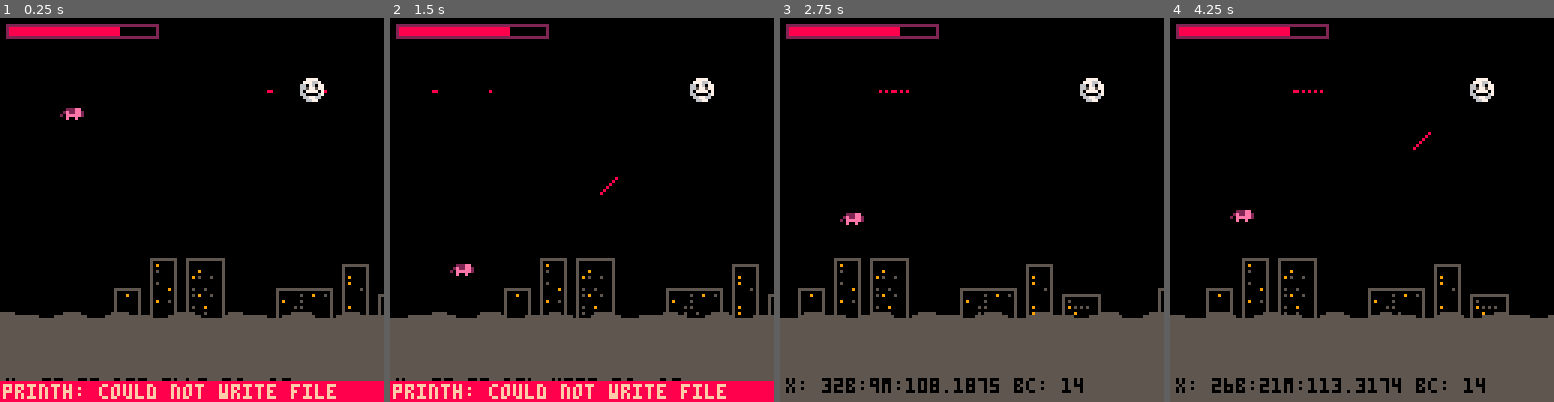
Above: before the commit, frames 1-4 (left to right).
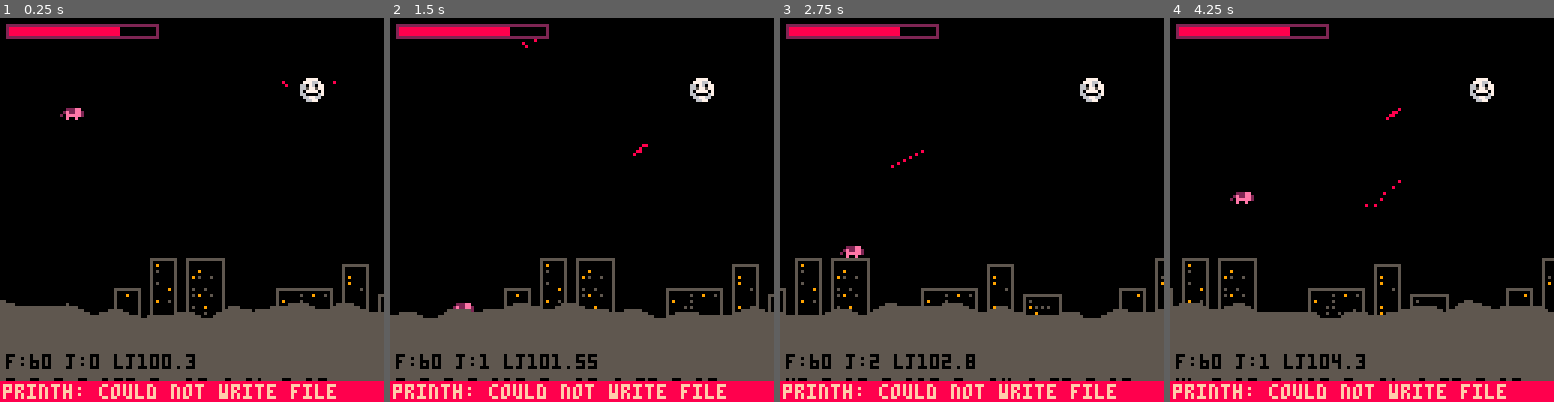
Above: after the commit, the same moments.

Repository: mbrc12/oinkjam
Game: PICO-8 cartridge oink.p8
Same seed, same stepped clock (60 frames per second), same inputs: the game is played once before the commit and once after it.
Inputs:
- Up to frame 1 (0.25 s): no input
- Up to frame 2 (1.5 s): tap X (X key) at 0.33, 1.07 s; tap O (Z key) at 0.7 s
- Up to frame 3 (2.75 s): hold Right 1.6-2.1 s; tap O (Z key) at 1.7, 2.1, 2.5 s; tap X (X key) at 1.85 s; hold Up 2.15-2.42 s; hold Right from 2.47 s (still down)
- Up to frame 4 (4.25 s): tap O (Z key) every 0.4 s from 2.9 to 4.1 s; tap X (X key) at 2.97, 4.08 s; release Right at 3.03 s; hold Left 3.08-3.58 s; hold Down 3.63-3.97 s; hold Right from 4.02 s (still down)

The runs differ from the first frame. In frame 1, 2.4% of the frame differs, in the area x 0-100%, y 16-95%; in frame 2, 2.6%; in frame 3, 11%; in frame 4, 11%, in the area x 0-100%, y 18-100%.

Commit message:
bullets 2, double jump

Diff:
--- a/camera.lua
+++ b/camera.lua
@@ -63,3 +63,7 @@
     ensure_camera(n)
     return cameras[n].x
 end
+
+function camera_size()
+    return mapsize(cameras[1].entities)
+end
--- a/core.lua
+++ b/core.lua
@@ -1,6 +1,6 @@
 infty = 16000 -- allow 2xinfty
 delta_t = 1 / 60
-player_speed = 50
+player_speed = 80
 gravity = 400
 epsilon = 0.0001
 moon_x = 100
@@ -11,7 +11,6 @@
 flat_building_chance = 0.3
 
 jump_forgive_time = 0.1
-coyote_time = 0.1
 jump_velocity = 150
 
 floor_y = 100
@@ -33,6 +32,7 @@
 
     last_jump_asked = -100,
     last_grounded = -100,
+    jumps = 0,
 
     hp = 15,
     max_hp = 20,
@@ -71,32 +71,40 @@
 end
 
 function update_player()
+    input_update()
     physics:del(player)
 
+    local dir = direction()
+
+    local just_jumped = isjustdown("interact") or isjustdown("up")
+    local pressing_jump = isdown("interact") or isdown("up")
+
     local local_gravity = gravity
 
-    if isdown("interact") or isdown("up") then
+    if just_jumped then
         player.last_jump_asked = time()
-    else
+    end
+    if not pressing_jump then
         local_gravity = gravity * 2
     end
 
-    local dir = direction()
     player.vy = min(200, player.vy + local_gravity * delta_t)
     player.vx = dir.x * player_speed
 
-
-    if time() - player.last_jump_asked < jump_forgive_time and
-        time() - player.last_grounded < coyote_time then
+    if time() - player.last_jump_asked < jump_forgive_time and player.jumps > 0 then
+        player.last_jump_asked = -100
         player.vy = -jump_velocity
+        player.jumps -= 1
     end
 
     --- do collision in two steps to allow sliding on walls
     local x2, y2 = player.x + player.vx * delta_t, player.y + player.vy * delta_t
     local sx, sy = minimal_collision(player.x, player.y, player.w, player.h, x2, player.y)
     local sx2, sy2 = minimal_collision(sx, sy, player.w, player.h, sx, y2)
+
     if player.vy > 0 and abs(sy2 - player.y) < epsilon then
         player.grounded = true
+        player.jumps = 2
         player.last_grounded = time()
     else
         player.grounded = false
@@ -128,7 +136,8 @@
         local moon_pos = Vec2:new(moon_x + camera_offset(1) + 4, moon_y + 4)
         local px, py = player_center()
         local dir = Vec2:new(px - moon_pos.x, py - moon_pos.y)
-        dir:scl(1 / (dir:len() + epsilon)):clip(1)
+        -- dir:scl(1 / (dir:len() + epsilon)):clip(1)
+        dir:scl(1/100)
         local bullet_speed = 50
         local bullet = {
             x = moon_pos.x,
@@ -141,6 +150,7 @@
             show_time = 0.1,
             color = 8,
         }
+        dbg(bullet)
 
         bullets[bullet] = true
         camera_register_entity(bullet, 1)
@@ -157,7 +167,6 @@
 
         b.elapsed = b.elapsed + delta_t
         local x2, y2 = b.x + b.vx * delta_t, b.y + b.vy * delta_t
-        x2, y2 = round(x2), round(y2)
         local done = false
         local injure = false
         physics:query(b.x, b.y, b.w, b.h, x2, y2, function(other, _)
@@ -248,7 +257,8 @@
 
     for b, _ in pairs(bullets) do
         if b.elapsed > b.show_time then
-            pset(b.x, b.y, b.color)
+            local bx, by = round(b.x), round(b.y)
+            pset(bx, by, b.color)
         end
     end
 
@@ -281,14 +291,14 @@
 function draw_sludge()
     local sludge_color = 5
 
-    local wavelength = { 120, 80 }
-    local period = { 5, 3 }
-    local amp = { 3, 1.5 }
+    local wavelength = { 600, 120, 80 }
+    local period = { 17, 7, 3 }
+    local amp = { 5, 3, 1.5 }
 
     for x = 0, 128 do
         local lx = x + camera_offset(1)
         local val = 0
-        for i = 1, 2 do
+        for i = 1, #wavelength do
             local cur = sin(2 * 3.14 * (lx / wavelength[i] - time() / period[i]))
             val = val + (1 + cur) * amp[i]
         end
@@ -298,11 +308,17 @@
 end
 
 function draw_msg()
-    local msg = "x: " .. round(player.x)
+    local msg = "" .. round(player.x)
     -- local time_since_grounded = time() - player.last_grounded
     -- msg = msg .. "g:" .. (player.grounded and "t" or "f") .. " gt: " .. round(time_since_grounded) / 100
-    msg = msg .. "b:" .. mapsize(bullets)
-    msg = msg .. "m:" .. stat(0)
-    msg = msg .. " bc: " .. #buildings
+    msg = msg .. " b:" .. mapsize(bullets)
+    msg = msg .. " m:" .. round(stat(0))
+    msg = msg .. " b: " .. #buildings
+    msg = msg .. " c:" .. camera_size()
+    msg = msg .. " p:" .. mapsize(physics.items)
     print(msg, 2, 128 - 8, 0)
-end
+    msg2 = "" .. "f:" .. stat(7)
+    msg2 = msg2 .. " j:" .. player.jumps
+    msg2 = msg2 .. " lj" .. (round((time() - player.last_jump_asked)*100)/100)
+    print(msg2, 2, 128 - 16, 0)
+end
--- a/input.lua
+++ b/input.lua
@@ -7,10 +7,16 @@
     interact = "x",
 }
 
+local input_history = {
+    ---@type table<Action, boolean>
+    current = {},
+    ---@type table<Action, boolean>
+    last = {},
+}
+
 ---@param x "left"|"right"|"up"|"down"|"o"|"z"|"x"
----@param just? boolean
 ---@return boolean
-local function chkbtn(x, just)
+local function chkbtn(x)
     just = just or false
     local btns = {
         left = 0,
@@ -25,17 +31,24 @@
     if b == nil then
         return false
     end
-    if just then
-        return btnp(b)
-    end
     return btn(b)
 end
 
----@param action Action
----@param just? boolean
----@return boolean
-function isdown(action, just)
-    return chkbtn(actions[action], just)
+function input_update()
+    for action, btn in pairs(actions) do
+        input_history.last[action] = input_history.current[action]
+        input_history.current[action] = chkbtn(btn)
+    end
+end
+
+---@param b Action
+function isdown(b)
+    return input_history.current[b]
+end
+
+---@param b Action
+function isjustdown(b)
+    return input_history.current[b] and not input_history.last[b]
 end
 
 ---@return Vec2
Not shown, changed: log.txt
